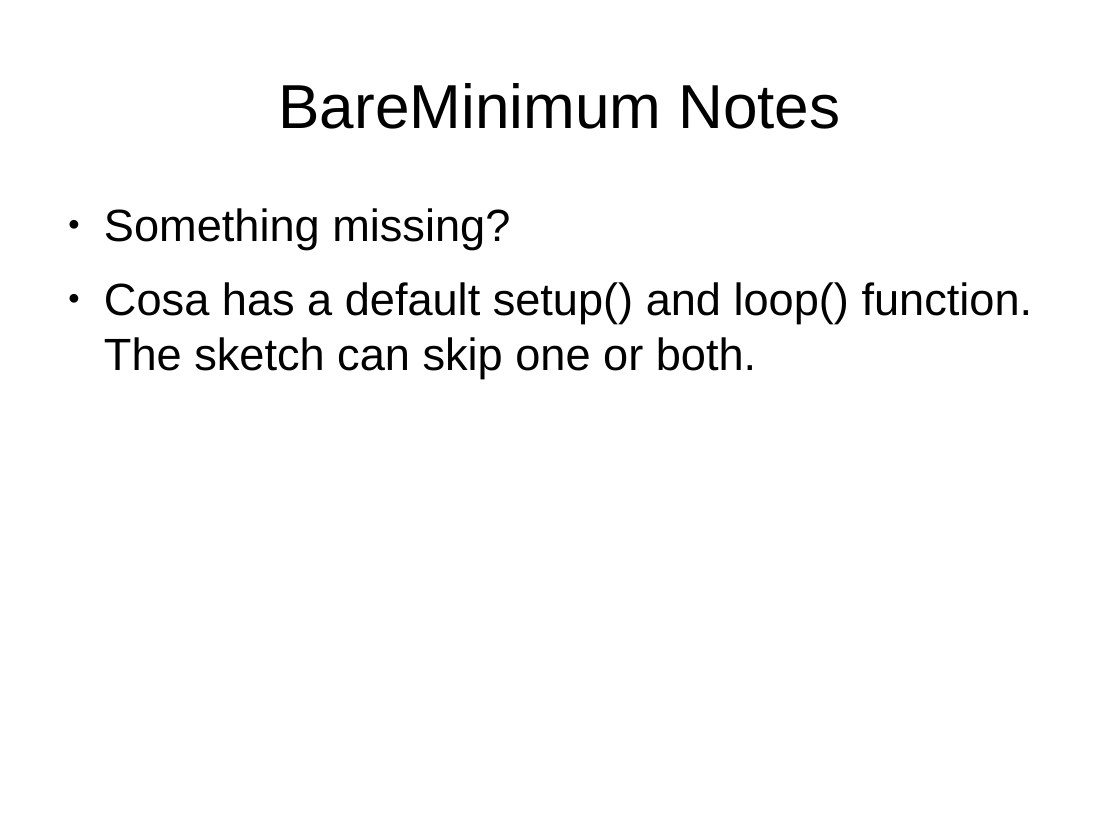
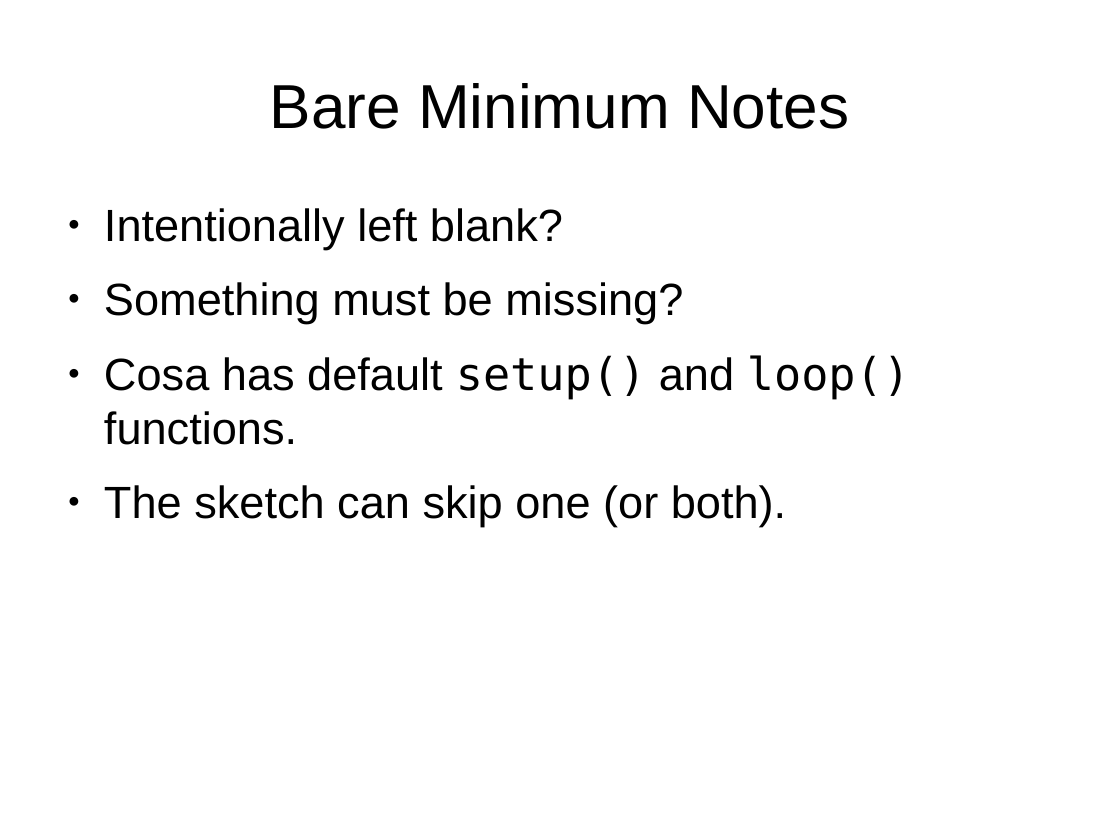
Before and after one commit to mikaelpatel/Cosa-Dolce, a slide deck: slide 4 of Lessons/00.Arduino-examples/01.Basics/Basics.odp (slide 6 before the commit). Drawn at 1120x840 pixels with LibreOffice and Linux fonts; fonts in the diff are those of the drawing. Boxes give left, top, right and bottom in pixels: in the first picture for what was removed or moved away, otherwise in the second. Text is boxed around its words. In the diff, an @@ line names an element or a change of style, - is before the commit and + after.

```diff
--- a/Lessons/00.Arduino-examples/01.Basics/Basics.odp
+++ b/Lessons/00.Arduino-examples/01.Basics/Basics.odp
@@ title at [270, 83, 849, 129]: spaces changed @@
-BareMinimum Notes
+Bare Minimum Notes
@@ text at [104, 208, 910, 527]: text changed @@
-● Something missing?
-● Cosa has a default setup() and loop() function. The sketch can skip one or both.
+● Intentionally left blank?
+● Something must be missing?
+● Cosa has default setup() and loop() functions.
+● The sketch can skip one (or both).
```
Also in this commit, not shown: 10 other slides changed, 9 slides added, 3 slides removed, 7 other files.
